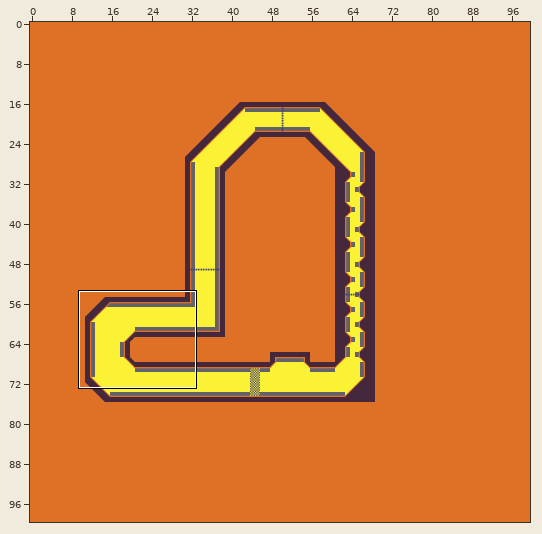
Two states of a Tiled map, assets/maps/design-test.tmx. The picture above shows the old version from afar; the outline marks the close-up.
Close-up. Earlier state:
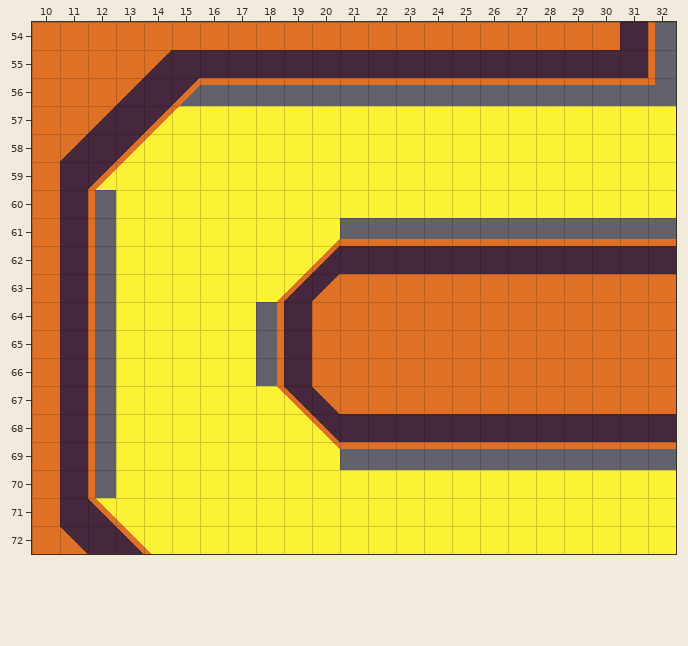
Cells are 32x32 px. Shown: x 10..32, y 54..72. The commit also changed other parts of the map, which this record leaves out.
After:
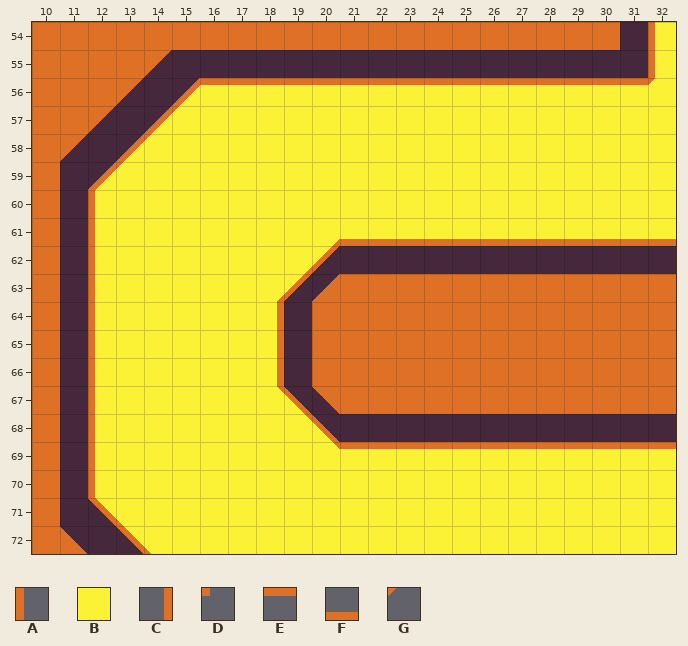
Key: from "testroad": A 1, B 2, C 3, D 4, E 8, F 9, G 30.
_ is an empty cell, . an unchanged one.
Change:
--- layer "circuit"
@@ x 15..32 @@
-54 .................A
-55 .................A
-56 EEEEEEEEEEEEEEEEED
+54 .................B
+55 .................B
+56 BBBBBBBBBBBBBBBBBB
@@ x 12..32 @@
-60 A....................
-61 A........FFFFFFFFFFFF
-62 A....................
-63 A....................
-64 A.....C..............
-65 A.....C..............
-66 A.....C..............
-67 A....................
-68 A....................
-69 A........EEEEEEEEEEEE
-70 A....................
+60 B....................
+61 B........BBBBBBBBBBBB
+62 B....................
+63 B....................
+64 B.....B..............
+65 B.....B..............
+66 B.....B..............
+67 B....................
+68 B....................
+69 B........BBBBBBBBBBBB
+70 B....................
--- layer "intermedio"
@@ x 16..32 @@
-54 ................_
-55 ................_
-56 _________________
+54 ................A
+55 ................A
+56 EEEEEEEEEEEEEEEEG
@@ x 12..32 @@
-60 _....................
-61 _........____________
-62 _....................
-63 _....................
-64 _....._..............
-65 _....._..............
-66 _....._..............
-67 _....................
-68 _....................
-69 _........____________
-70 _....................
+60 A....................
+61 A........FFFFFFFFFFFF
+62 A....................
+63 A....................
+64 A.....C..............
+65 A.....C..............
+66 A.....C..............
+67 A....................
+68 A....................
+69 A........EEEEEEEEEEEE
+70 A....................
Where, in picture pixels (left, top, right, bottom), the same in both close-ups:
changed: (180, 22, 676, 106)
changed: (95, 190, 116, 498)
changed: (340, 218, 676, 239)
changed: (256, 302, 277, 386)
changed: (340, 449, 676, 470)
